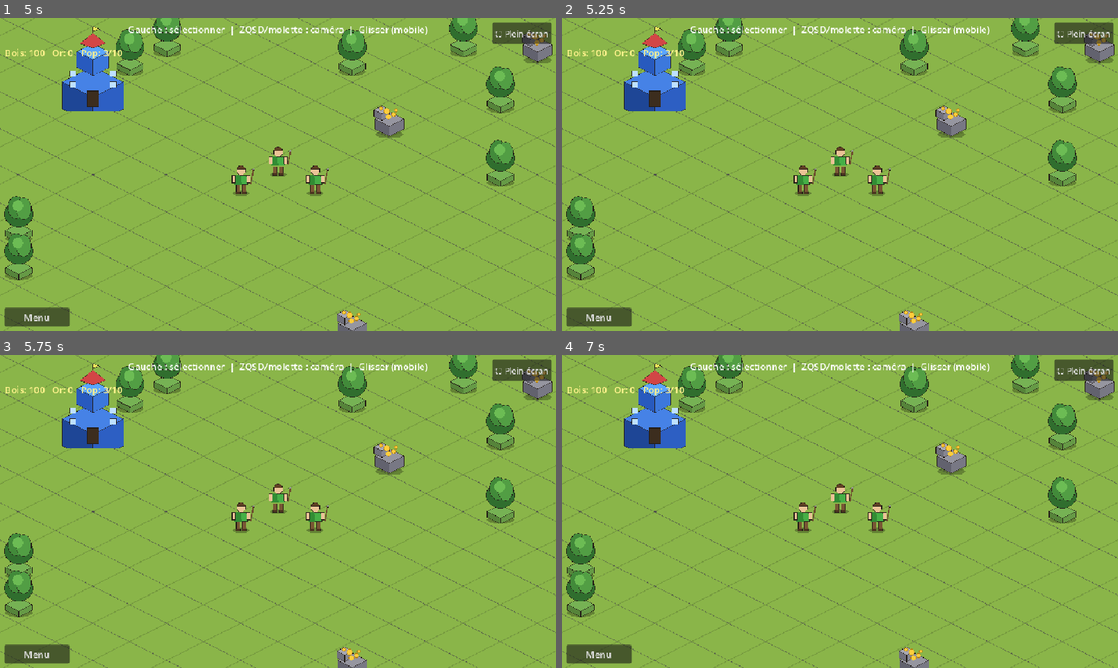
Above: before the commit, frames 1-4 (two rows, left to right).
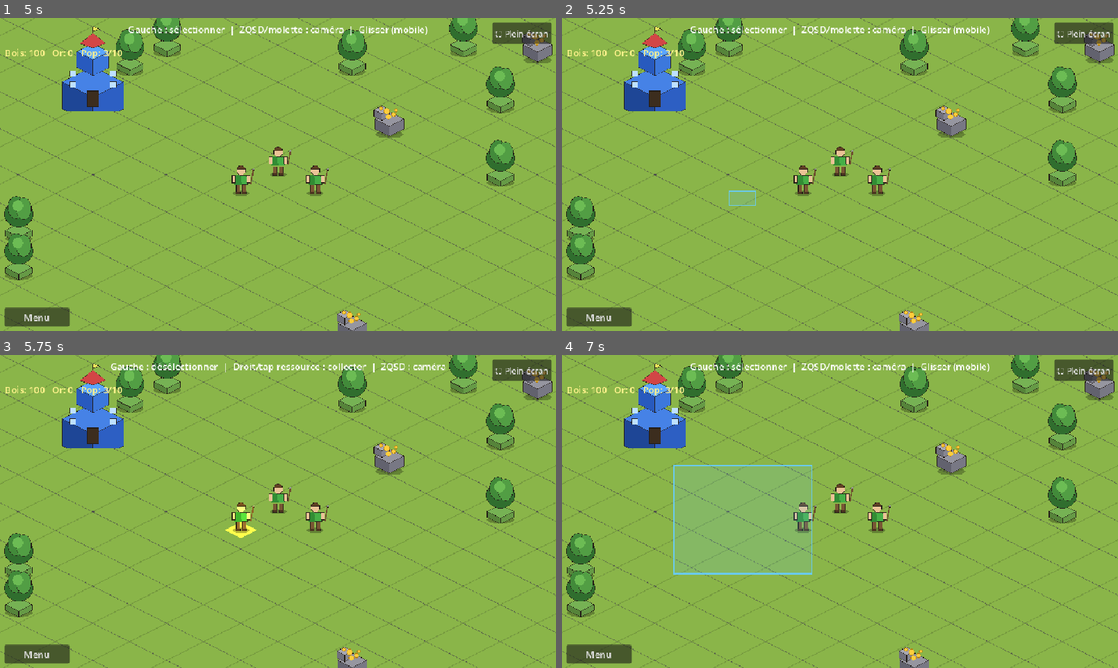
Above: after the commit, the same moments.

Repository: BaBoUSoulChild/AOELike
Game: Godot game, scene res://scenes/main/main.tscn
Same seed, same stepped clock (60 frames per second), same inputs: the game is played once before the commit and once after it.
Inputs (mouse positions are in pixels of both pictures, inside the frame that each line leads up to):
- Up to frame 1 (5 s): click "Jouer" at 0.5 s; click "⛶ Plein écran" at 1.25 s; click "✕ Fenêtré" at 2 s; click "Menu" at 2.75 s; click "Jouer" at 3.5 s; tap Enter at 4.25 s; move the mouse to (400, 158) at 4.27 s; hold Right (ui_right) from 4.28 s (still down); hold Q from 4.28 s (still down); click (400, 158) at 4.42 s
- Up to frame 2 (5.25 s): release Right (ui_right) at 5 s; release Q at 5 s; tap Space at 5 s; drag from (728, 190) to (812, 237) at 5.02 s
- Up to frame 3 (5.75 s): no input
- Up to frame 4 (7 s): move the mouse to (895, 442) at 5.77 s; hold Right (ui_right) 5.78-6.5 s; hold Q 5.78-6.5 s; click (895, 442) at 5.92 s; tap Enter at 6.5 s; drag from (812, 574) to (673, 464) at 6.52 s

Frame 1 is identical in both runs. In frame 2, 0.2% of the frame differs, in the area x 30-35%, y 55-60%; in frame 3, 1.1%; in frame 4, 8.7%, in the area x 20-45%, y 35-71%.

Commit message:
Sprint 4b: sélection multiple au rectangle (souris)
- Glisser avec le bouton gauche dessine un rectangle de sélection
  (Panel semi-transparent dans UILayer) ; au relâchement, tous les
  villageois dans le rectangle sont sélectionnés
- Clic simple (sous le seuil de 12 px) = sélection ponctuelle comme avant
- La sélection ponctuelle passe du "press" au "release" pour distinguer
  clic et drag
- Ordres de groupe : déplacement en formation (offsets autour de la
  tuile cible) et collecte assignée à tout le groupe
- Le label d'info affiche "N villageois sélectionnés" quand N > 1
- Annulation propre du drag si le relâchement est consommé par l'UI
- Mobile inchangé : tap = sélection simple, glisser = caméra

https://claude.ai/code/session_01SswqkHnzHoUk6hEhriGdVb

Diff:
--- a/scenes/game/game.gd
+++ b/scenes/game/game.gd
@@ -49,6 +49,11 @@
 var _touch_moved: bool = false
 var _touch_start_pos: Vector2 = Vector2.ZERO
 const TOUCH_DRAG_THRESHOLD: float = 20.0
+
+const DRAG_SELECT_THRESHOLD: float = 12.0
+var _drag_select_active: bool = false
+var _drag_select_start: Vector2 = Vector2.ZERO
+var _select_rect: Panel = null
 
 func _ready() -> void:
 	_generate_tilemap()
@@ -61,6 +66,7 @@
 	_back_button.pressed.connect(_on_back_pressed)
 	_fullscreen_button.pressed.connect(_on_fullscreen_pressed)
 	_produce_button.pressed.connect(_on_produce_pressed)
+	_build_select_rect()
 	if OS.has_feature("web"):
 		JavaScriptBridge.eval("""
 			(function(){
@@ -98,6 +104,8 @@
 func _set_tc_selected(value: bool) -> void:
 	_town_center.set_selected(value)
 	_produce_button.visible = value
+	if value:
+		_ui_label.text = "Town Center — produire des villageois (%d bois)" % VILLAGER_COST_WOOD
 
 func _on_produce_pressed() -> void:
 	if _population_total() >= POP_CAP:
@@ -274,8 +282,6 @@
 	var queue: int = _town_center.get_queue_size()
 	if queue > 0:
 		_ui_label.text = "Production : %ds restantes (file : %d)" % [int(ceilf(_town_center.get_time_left())), queue]
-	else:
-		_ui_label.text = "Town Center — produire des villageois (%d bois)" % VILLAGER_COST_WOOD
 
 func _move_camera_keyboard(delta: float) -> void:
 	var dir := Vector2.ZERO
@@ -302,12 +308,29 @@
 func _unhandled_input(event: InputEvent) -> void:
 	if event is InputEventMouseButton and (event as InputEventMouseButton).device != -1:
 		var mbe := event as InputEventMouseButton
-		if mbe.pressed:
-			var world_pos: Vector2 = _screen_to_world(mbe.position)
-			if mbe.button_index == MOUSE_BUTTON_LEFT:
-				_handle_select(world_pos)
-			elif mbe.button_index == MOUSE_BUTTON_RIGHT:
-				_handle_right_action(world_pos)
+		if mbe.button_index == MOUSE_BUTTON_LEFT:
+			if mbe.pressed:
+				_drag_select_active = true
+				_drag_select_start = mbe.position
+			elif _drag_select_active:
+				_drag_select_active = false
+				_select_rect.visible = false
+				if mbe.position.distance_to(_drag_select_start) > DRAG_SELECT_THRESHOLD:
+					_select_in_rect(_drag_select_start, mbe.position)
+				else:
+					_handle_select(_screen_to_world(mbe.position))
+		elif mbe.button_index == MOUSE_BUTTON_RIGHT and mbe.pressed:
+			_handle_right_action(_screen_to_world(mbe.position))
+
+	elif event is InputEventMouseMotion and (event as InputEventMouseMotion).device != -1:
+		if _drag_select_active:
+			if not Input.is_mouse_button_pressed(MOUSE_BUTTON_LEFT):
+				_drag_select_active = false
+				_select_rect.visible = false
+			else:
+				var mme := event as InputEventMouseMotion
+				if mme.position.distance_to(_drag_select_start) > DRAG_SELECT_THRESHOLD:
+					_update_select_rect(_drag_select_start, mme.position)
 
 	elif event is InputEventScreenTouch:
 		var ste := event as InputEventScreenTouch
@@ -322,6 +345,36 @@
 		var sde := event as InputEventScreenDrag
 		if sde.position.distance_to(_touch_start_pos) > TOUCH_DRAG_THRESHOLD:
 			_touch_moved = true
+
+# -------------------------------------------------------------------------------
+# Sélection au rectangle (souris uniquement)
+# -------------------------------------------------------------------------------
+func _build_select_rect() -> void:
+	_select_rect = Panel.new()
+	var style := StyleBoxFlat.new()
+	style.bg_color = Color(0.4, 0.8, 1.0, 0.15)
+	style.border_color = Color(0.4, 0.8, 1.0, 0.9)
+	style.set_border_width_all(2)
+	_select_rect.add_theme_stylebox_override("panel", style)
+	_select_rect.visible = false
+	_select_rect.mouse_filter = Control.MOUSE_FILTER_IGNORE
+	$UILayer.add_child(_select_rect)
+
+func _update_select_rect(a: Vector2, b: Vector2) -> void:
+	_select_rect.visible = true
+	_select_rect.position = Vector2(minf(a.x, b.x), minf(a.y, b.y))
+	_select_rect.size = (b - a).abs()
+
+func _select_in_rect(a: Vector2, b: Vector2) -> void:
+	var rect := Rect2(Vector2(minf(a.x, b.x), minf(a.y, b.y)), (b - a).abs())
+	var canvas: Transform2D = get_viewport().get_canvas_transform()
+	_deselect_all()
+	_set_tc_selected(false)
+	for v: Villager in _villagers:
+		if rect.has_point(canvas * v.position):
+			v.set_selected(true)
+	if _selected_units.is_empty():
+		_update_info_label(false)
 
 # -------------------------------------------------------------------------------
 # Logique d'action
